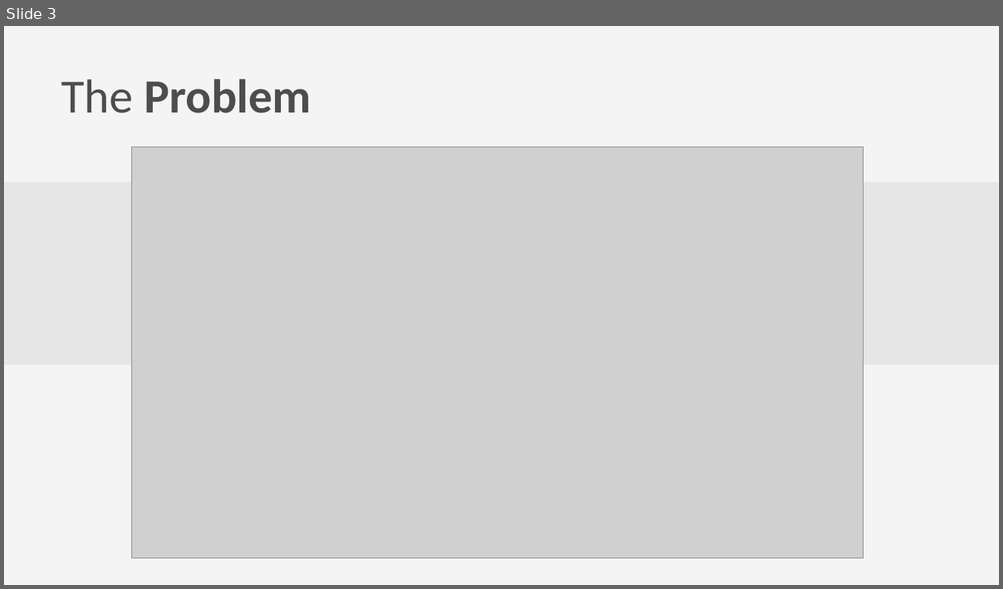
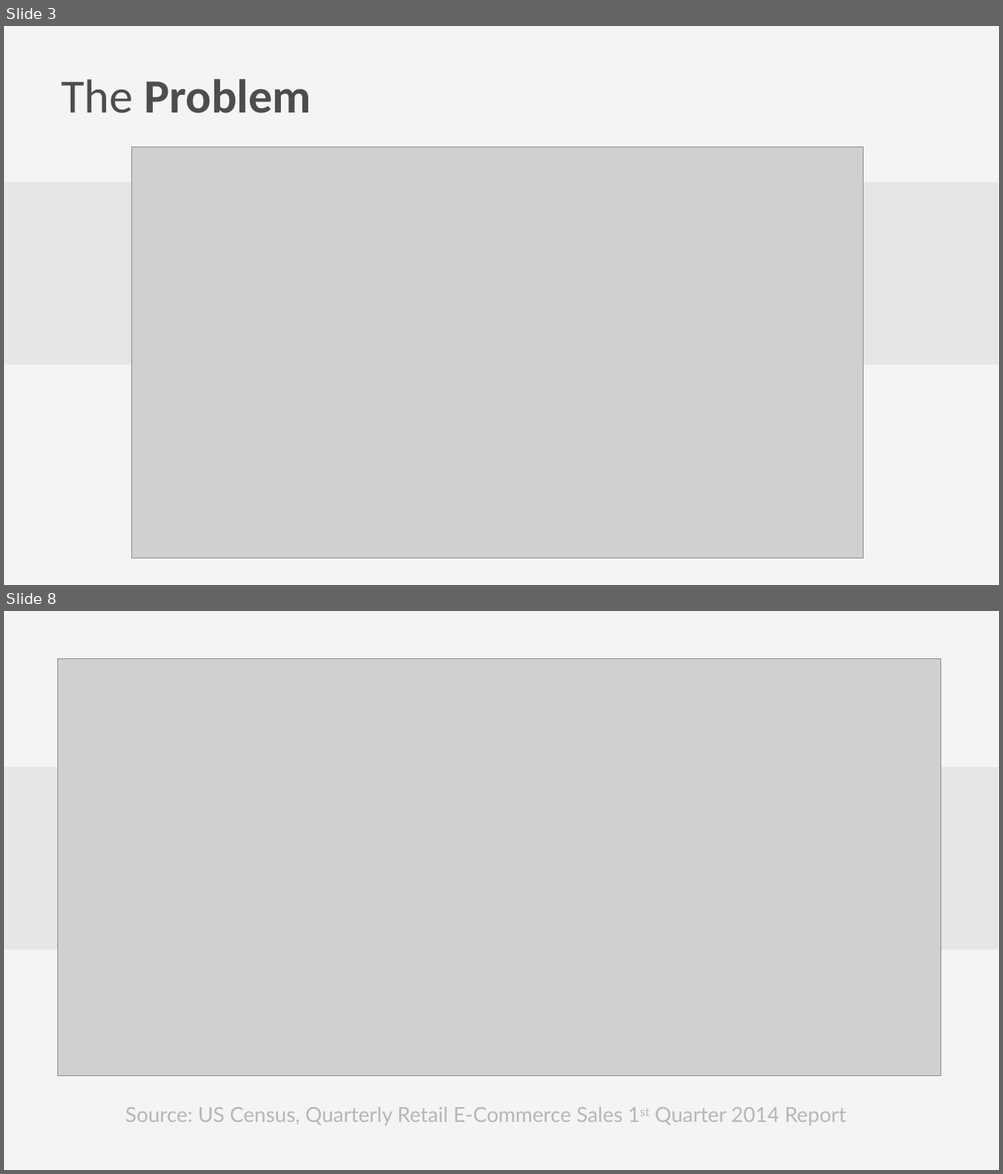
Before and after one commit to yoavz/hermes-poc, a slide deck: pitch.pptx. Shown one above the other, each under a label of ours: slide 3 before the commit, slides 3 and 8 after it; the slides between them are not shown. The pictures are 1003x589 and 1003x1174 pixels, drawn with LibreOffice and Linux fonts; fonts in the diff are those of the drawing; grey boxes stand for pictures. Boxes give left, top, right and bottom in pixels: in the first picture for what was removed or moved away, otherwise in the second. Text is boxed around its words. In the diff, an @@ line names an element or a change of style, - is before the commit and + after.

```diff
--- a/pitch.pptx
+++ b/pitch.pptx
@@ slide 8 added at [4,611,999,1170], background #F4F4F4; not listed: 1 template element that a slide beside it also shows @@
@@ picture added at [58,659,940,1076] @@
@@ free added at [125,1102,921,1143], 40 pt, text #B7B7B7 @@
+Source: US Census, Quarterly Retail E-Commerce Sales 1st Quarter 2014 Report
```
Also in this commit, not shown: 4 slides changed, 1 other slide added, 2 other files.
